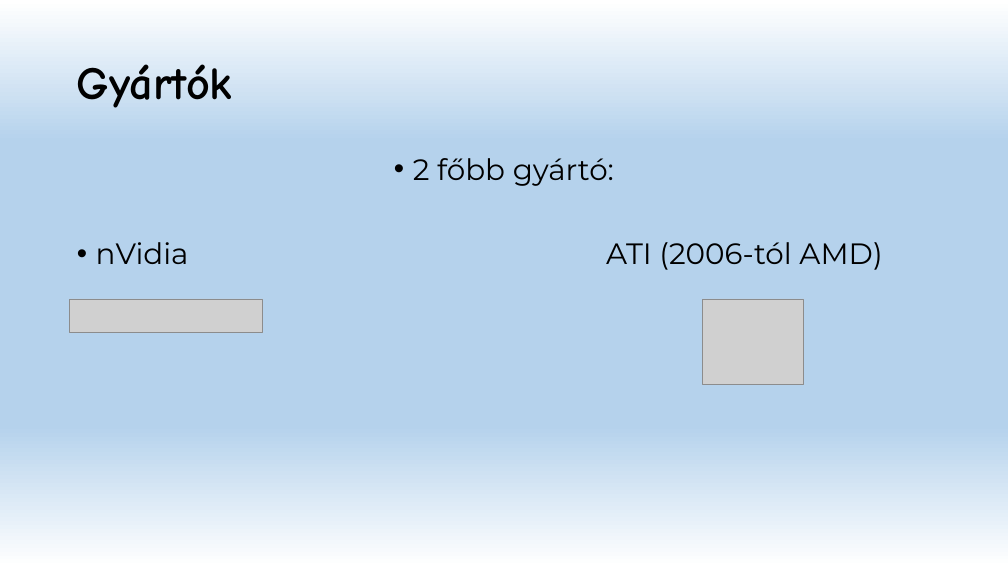
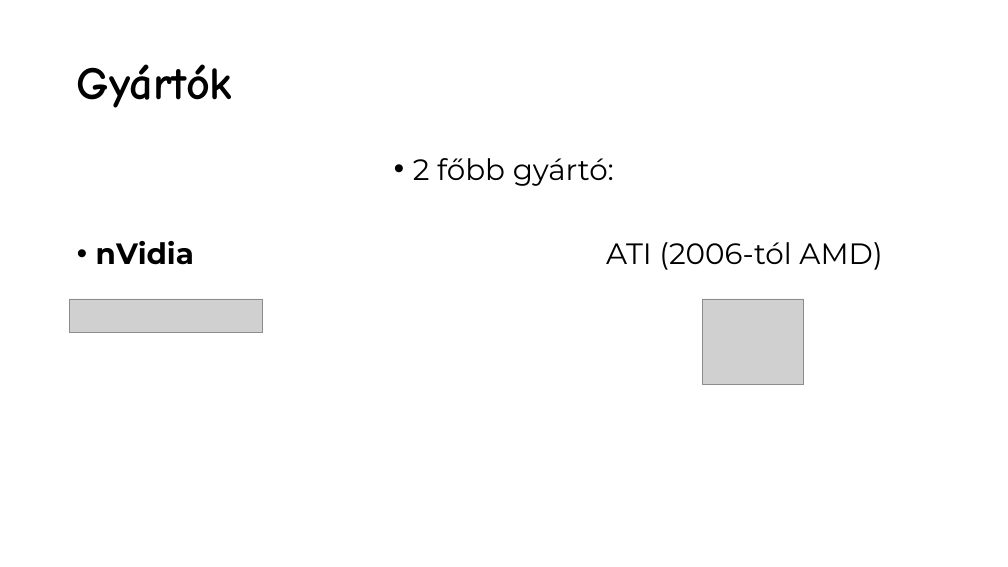
Before and after one commit to Sauher/SchauerRepo, a slide deck: slide 5 of Videókártya.pptx (slide 4 before the commit). Drawn at 1008x567 pixels with LibreOffice and Linux fonts; fonts in the diff are those of the drawing; grey boxes stand for pictures; background and template pictures are left out. Boxes give left, top, right and bottom in pixels: in the first picture for what was removed or moved away, otherwise in the second. Text is boxed around its words. In the diff, an @@ line names an element or a change of style, - is before the commit and + after.

```diff
--- a/Videókártya.pptx
+++ b/Videókártya.pptx
@@ background gradient #FFFFFF to #B5D2EC to picture (left out) @@
@@ text at (96,241,882,270): bold on in "nVidia" @@
```
Also in this commit, not shown: 5 other slides changed, 1 slide added, 1 slide removed.
